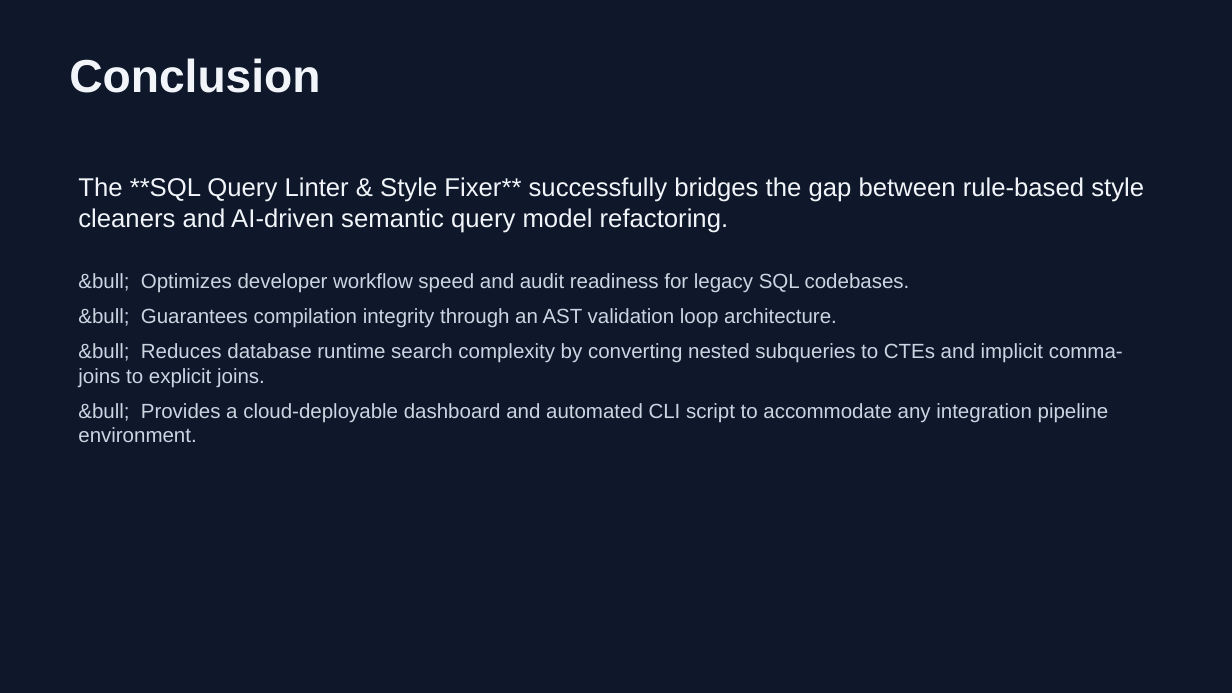
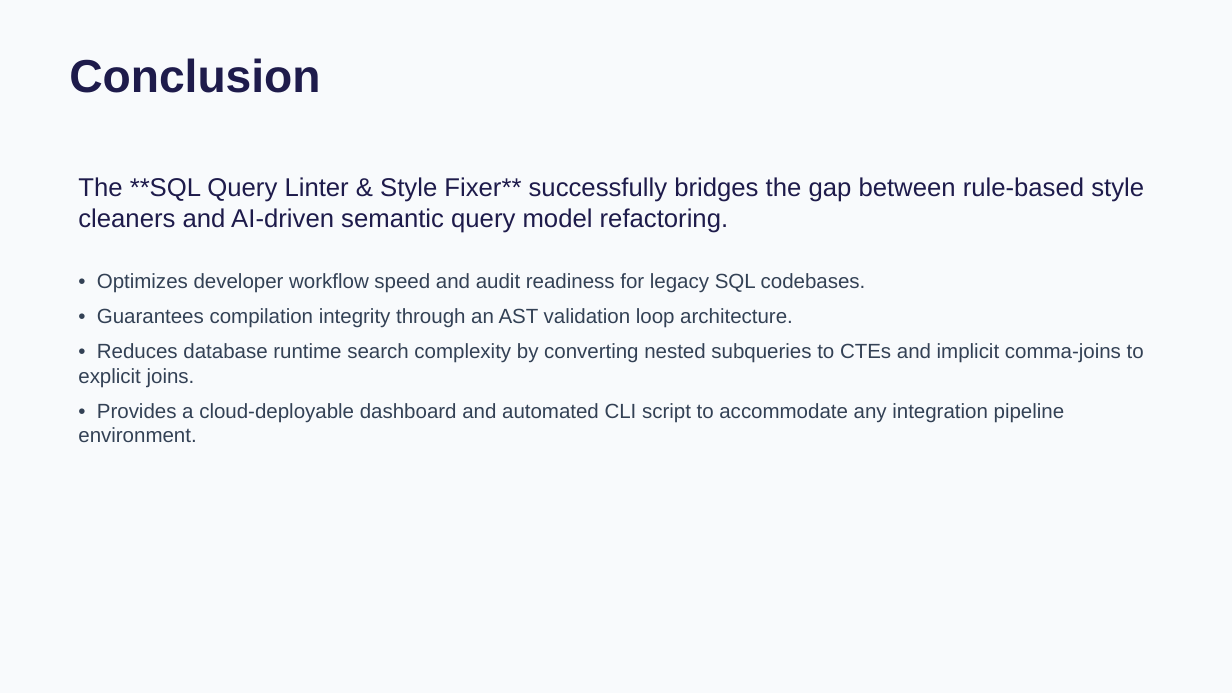
Before and after one commit to bharathpyla/sql-query-linter-style-fixer, a slide deck: slide 8 of Presentation.pptx. Drawn at 1232x693 pixels with LibreOffice and Linux fonts; fonts in the diff are those of the drawing. Boxes give left, top, right and bottom in pixels: in the first picture for what was removed or moved away, otherwise in the second. Text is boxed around its words. In the diff, an @@ line names an element or a change of style, - is before the commit and + after.

Commit message:
Update presentation PPTX with light theme and proper bullet points formatting

```diff
--- a/Presentation.pptx
+++ b/Presentation.pptx
@@ background #0F172A to #F8FAFC @@
@@ text "Conclusion" at [69, 58, 320, 93]: text colour #F1F5F9 to #1E1B4B @@
@@ text at [78, 177, 1144, 233]: text colour #F1F5F9 to #1E1B4B in "The **SQL Query Linter & Style Fixer** ..." @@
@@ text at [78, 273, 1144, 442]: text changed; text colour #CBD5E1 to #334155 @@
-&bull; Optimizes developer workflow speed and audit readiness for legacy SQL codebases.
-&bull; Guarantees compilation integrity through an AST validation loop architecture.
-&bull; Reduces database runtime search complexity by converting nested subqueries to CTEs and implicit comma-joins to explicit joins.
-&bull; Provides a cloud-deployable dashboard and automated CLI script to accommodate any integration pipeline environment.
+• Optimizes developer workflow speed and audit readiness for legacy SQL codebases.
+• Guarantees compilation integrity through an AST validation loop architecture.
+• Reduces database runtime search complexity by converting nested subqueries to CTEs and implicit comma-joins to explicit joins.
+• Provides a cloud-deployable dashboard and automated CLI script to accommodate any integration pipeline environment.
```
Also in this commit, not shown: 7 other slides changed.
